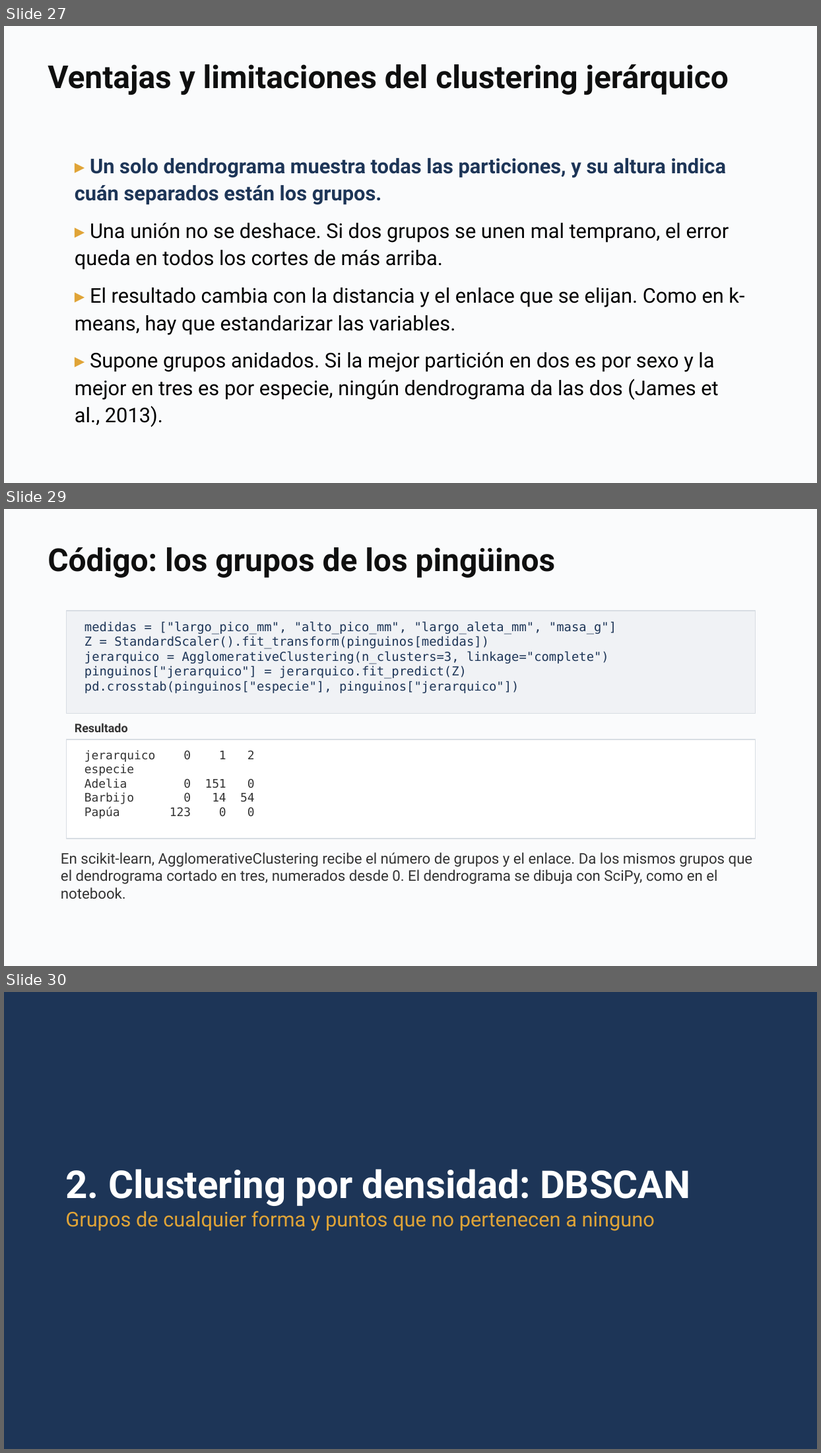
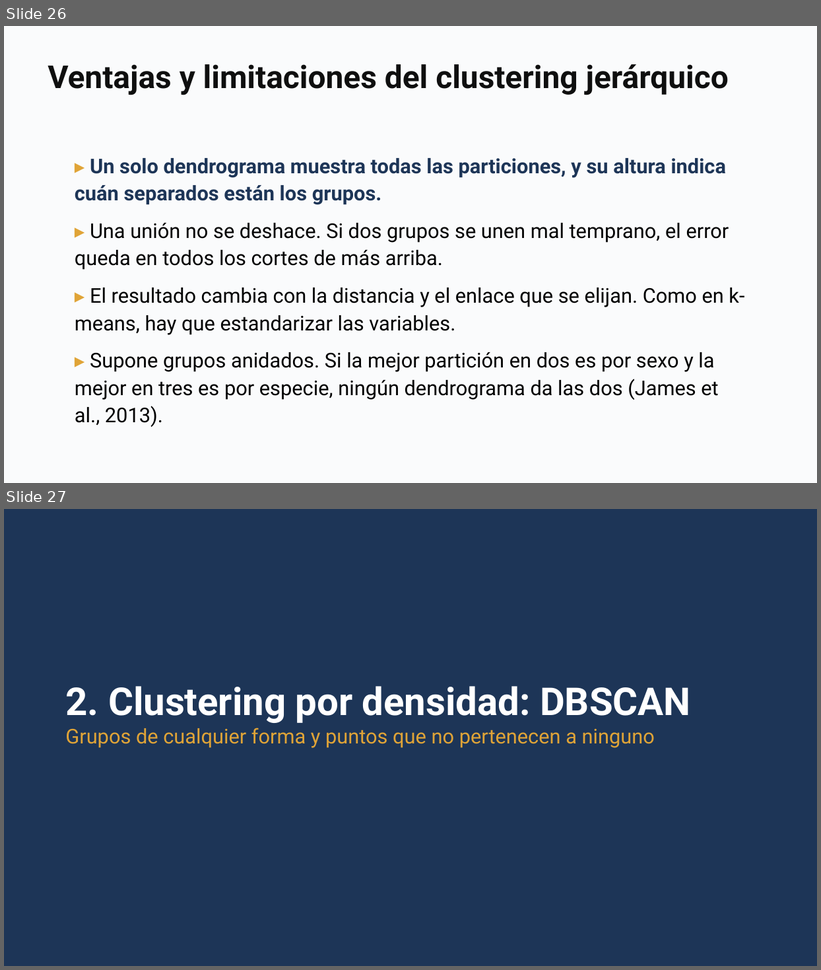
Before and after one commit to daniopitz/cienciadatos, a slide deck: presentaciones/clase09_clustering.pptx. Shown one above the other, each under a label of ours: slides 27, 29 and 30 before the commit, slides 26 and 27 after it; the slides between them are not shown. The pictures are 821x1453 and 821x970 pixels, drawn with LibreOffice and Linux fonts; fonts in the diff are those of the drawing. Boxes give left, top, right and bottom in pixels: in the first picture for what was removed or moved away, otherwise in the second. Text is boxed around its words. In the diff, an @@ line names an element or a change of style, - is before the commit and + after.

```diff
--- a/presentaciones/clase09_clustering.pptx
+++ b/presentaciones/clase09_clustering.pptx
@@ slide 29 removed at [4,509,817,966], background #FFFFFF @@
@@ rectangle removed at [4,509,817,966] @@
@@ text removed at [48,547,556,578] @@
-Código: los grupos de los pingüinos
@@ rectangle removed at [67,611,755,713] @@
-medidas = ["largo_pico_mm", "alto_pico_mm", "largo_aleta_mm", "masa_g"]
-Z = StandardScaler().fit_transform(pinguinos[medidas])
-jerarquico = AgglomerativeClustering(n_clusters=3, linkage="complete")
-pinguinos["jerarquico"] = jerarquico.fit_predict(Z)
-pd.crosstab(pinguinos["especie"], pinguinos["jerarquico"])
@@ text removed at [75,723,128,732] @@
-Resultado
@@ rectangle removed at [67,739,755,838] @@
-jerarquico 0 1 2
-especie
-Adelia 0 151 0
-Barbijo 0 14 54
-Papúa 123 0 0
@@ text removed at [61,852,753,898] @@
-En scikit-learn, AgglomerativeClustering recibe el número de grupos y el enlace. Da los mismos grupos que el dendrograma cortado en tres, numerados desde 0. El dendrograma se dibuja con SciPy, como en el notebook.
@@ what was slide 27 is now slide 26 @@
@@ what was slide 30 is now slide 27 @@
```
Also in this commit, not shown: 3 slides changed, 5 other slides removed, 2 other files.
